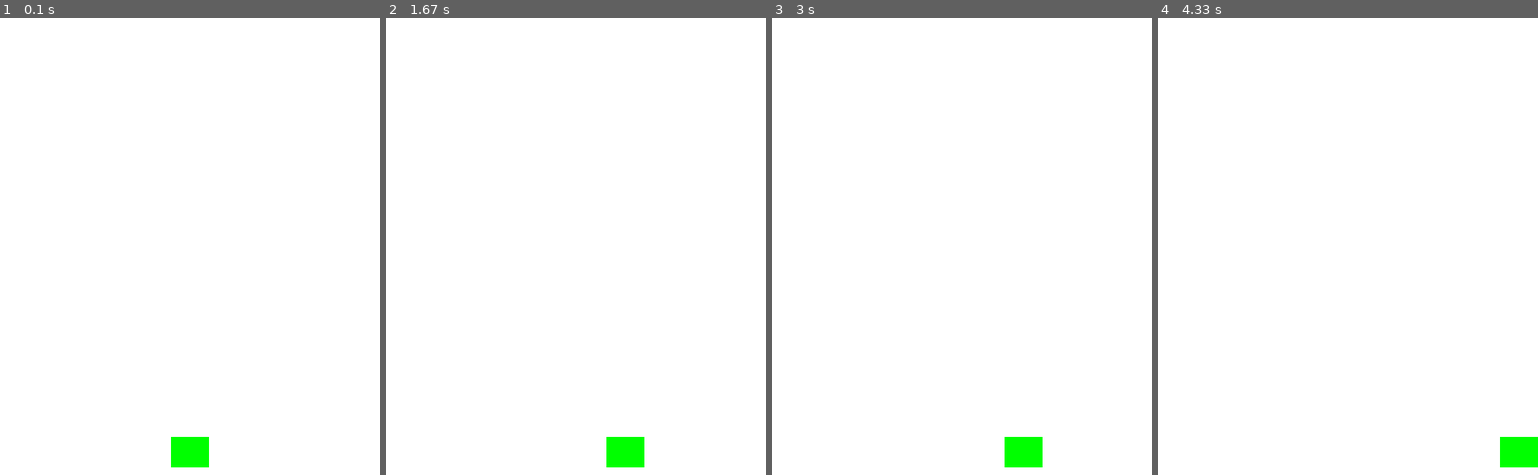
Above: before the commit, frames 1-4 (left to right).
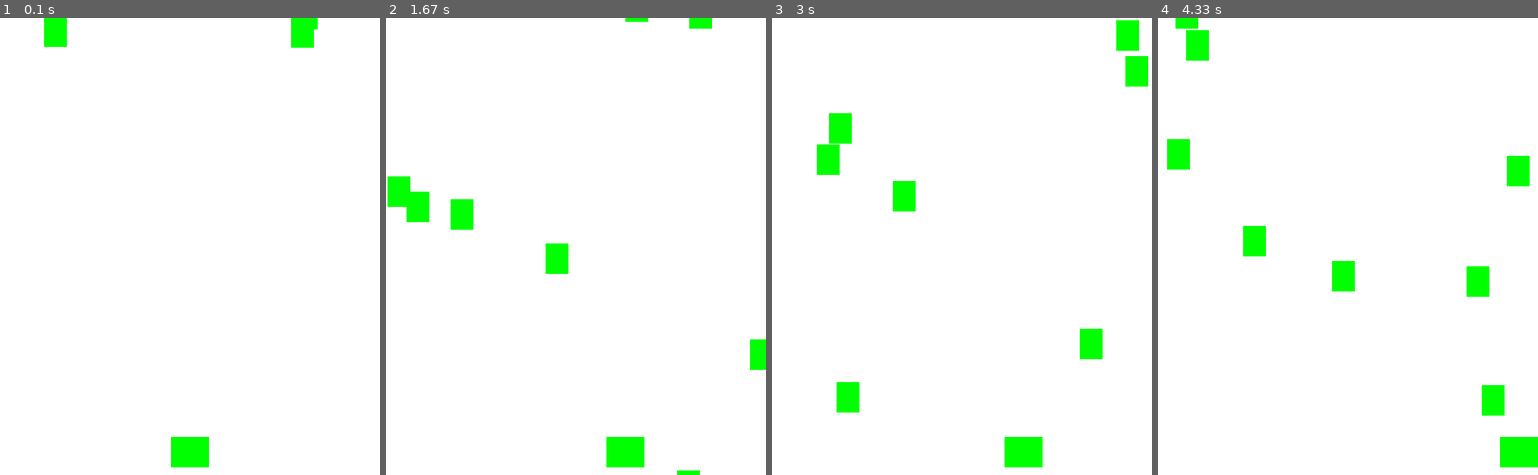
Above: after the commit, the same moments.

Repository: EasonChen11/pythonProject_pygame
Game: pygame game, started from main.py
The game is run twice, just before and just after one commit, with the same random seed, the same clock (stepped at 60 frames per second) and the same inputs.
Inputs:
- Up to frame 1 (0.1 s): no input
- Up to frame 2 (1.67 s): hold Right 0.33-0.8 s; hold Right 0.83-1.3 s; hold Left from 1.33 s (still down)
- Up to frame 3 (3 s): release Left at 1.87 s; hold Left 1.9-2.3 s; hold Right 2.33-2.97 s
- Up to frame 4 (4.33 s): hold Left 3-3.47 s; hold Right 3.5-3.97 s; hold Right from 4 s (still down)

The runs differ from the first frame. In frame 1, 0.8% of the frame differs, in the area x 11-84%, y 0-7%; in frame 2, 2.1%; in frame 3, 2.8%; in frame 4, 2.9%, in the area x 2-98%, y 0-87%.

Commit message:
sprite rock

Diff:
--- a/main.py
+++ b/main.py
@@ -1,5 +1,7 @@
 # https://www.youtube.com/watch?v=61eX0bFAsYs&ab_channel=GrandmaCan-%E6%88%91%E9%98%BF%E5%AC%A4%E9%83%BD%E6%9C%83
 import pygame
+import random
+
 FPS = 60    # 60針
 WHITE = (255, 255, 255)
 WIDTH = 500
@@ -34,9 +36,32 @@
         if self.rect.left < 0:
             self.rect.left = 0
 
+class Rock(pygame.sprite.Sprite):
+    def __init__(self):
+        pygame.sprite.Sprite.__init__(self)
+        self.image = pygame.Surface((30, 40))   # 創造平面
+        self.image.fill((0, 255, 0))    # 設定平面顏色
+        self.rect = self.image.get_rect()   # 把圖片加框線(可設定中心、上方...) (自己的邊界=圖片框線)(rect=rectangle矩形)
+        self.rect.x = random.randrange(0, WIDTH-self.rect.width)      # 設定座標位
+        self.rect.y = random.randrange(-100, -40)
+        self.speedx = random.randrange(-3, 3)
+        self.speedy = random.randrange(2, 10)
+    def reset(self):
+        self.rect.x = random.randrange(0, WIDTH - self.rect.width)
+        self.rect.y = random.randrange(-100, -40)
+        self.speedx = random.randrange(-3, 3)
+        self.speedy = random.randrange(2, 10)
+    def update(self):
+        self.rect.x += self.speedx
+        self.rect.y += self.speedy
+        if self.rect.top > HEIGHT or self.rect.left > WIDTH or self.rect.right < 0:
+            self.reset()
 all_sprites = pygame.sprite.Group()
 player = Player()
 all_sprites.add(player)
+for i in range(8):
+    r = Rock()
+    all_sprites.add(r)
 
 # 取的時間物件
 clock = pygame.time.Clock()
